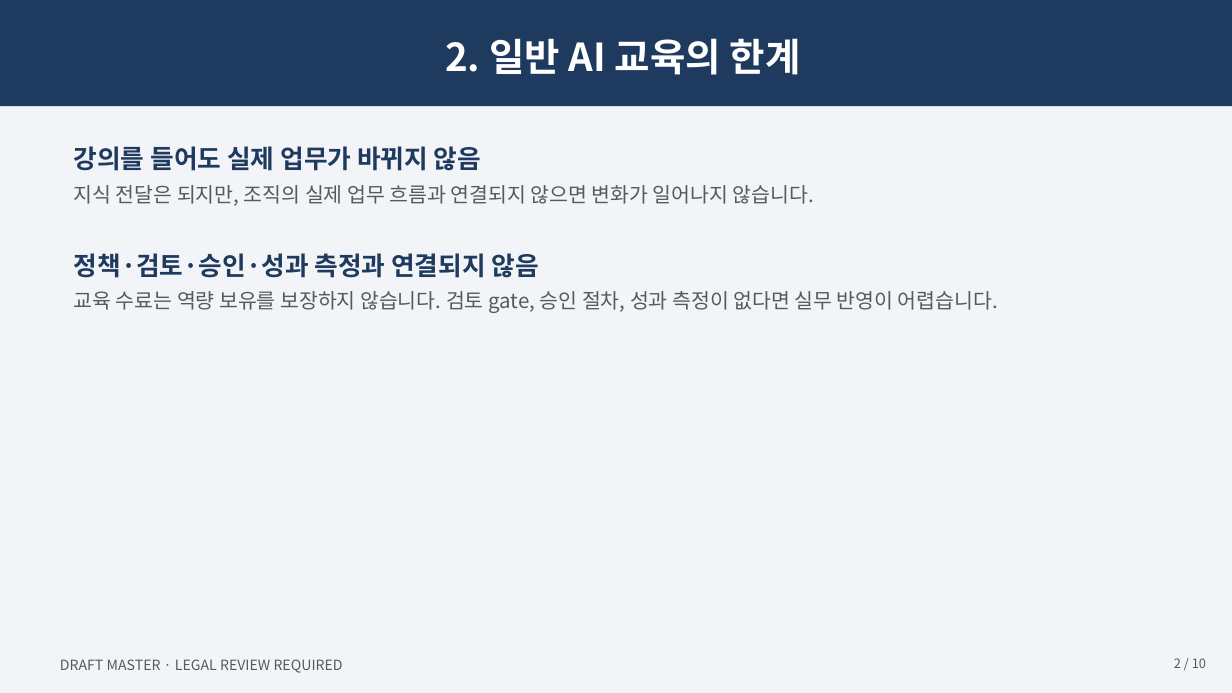
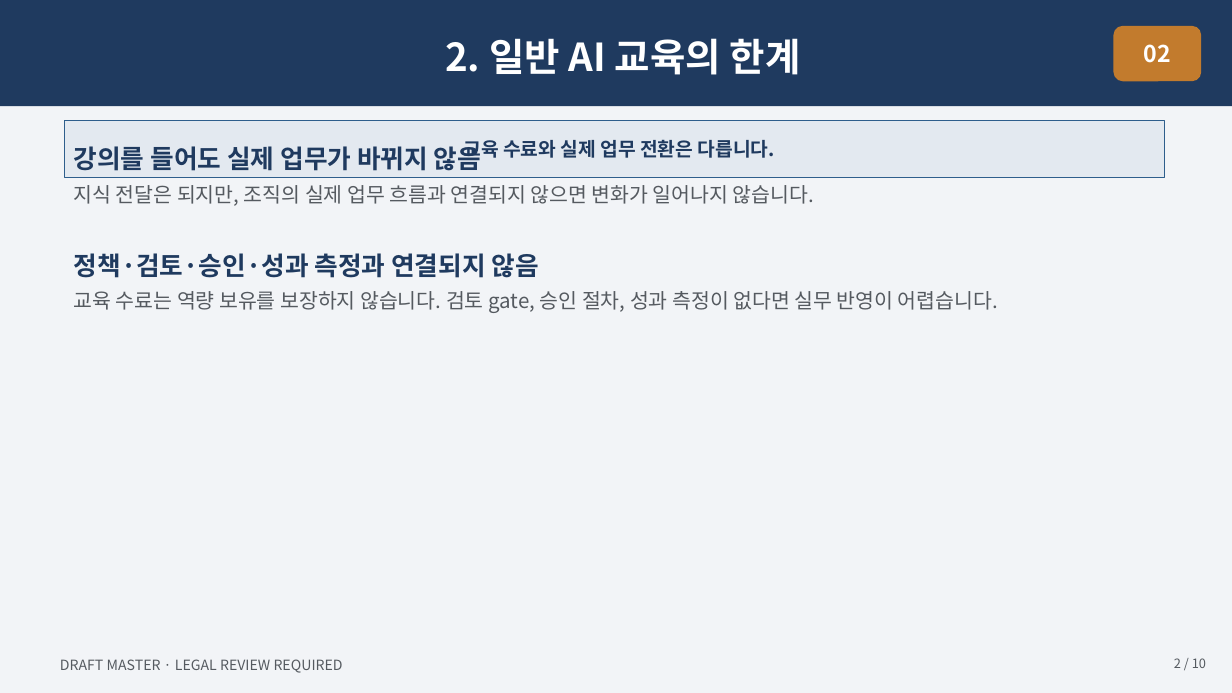
Before and after one commit to skerishKang/ai-revenue-lab, a slide deck: slide 2 of docs/commercial/business-35-ai-media-education-dx/customer-package/Business35_Master_Proposal_10p.pptx. Drawn at 1232x693 pixels with LibreOffice and Linux fonts; fonts in the diff are those of the drawing. Boxes give left, top, right and bottom in pixels: in the first picture for what was removed or moved away, otherwise in the second. Text is boxed around its words. In the diff, an @@ line names an element or a change of style, - is before the commit and + after.

```diff
--- a/docs/commercial/business-35-ai-media-education-dx/customer-package/Business35_Master_Proposal_10p.pptx
+++ b/docs/commercial/business-35-ai-media-education-dx/customer-package/Business35_Master_Proposal_10p.pptx
@@ rounded rectangle added at (1114,26,1202,81), fill #C27B2D, 18 pt, text #FFFFFF, bold @@
+02
@@ rectangle added at (65,120,1165,177), fill #E3E9F0, outline #2E5E8C 0.75 pt, 15 pt, text #1F3A5F, bold @@
+교육 수료와 실제 업무 전환은 다릅니다.
```
Also in this commit, not shown: 9 other slides changed, 19 other files.
